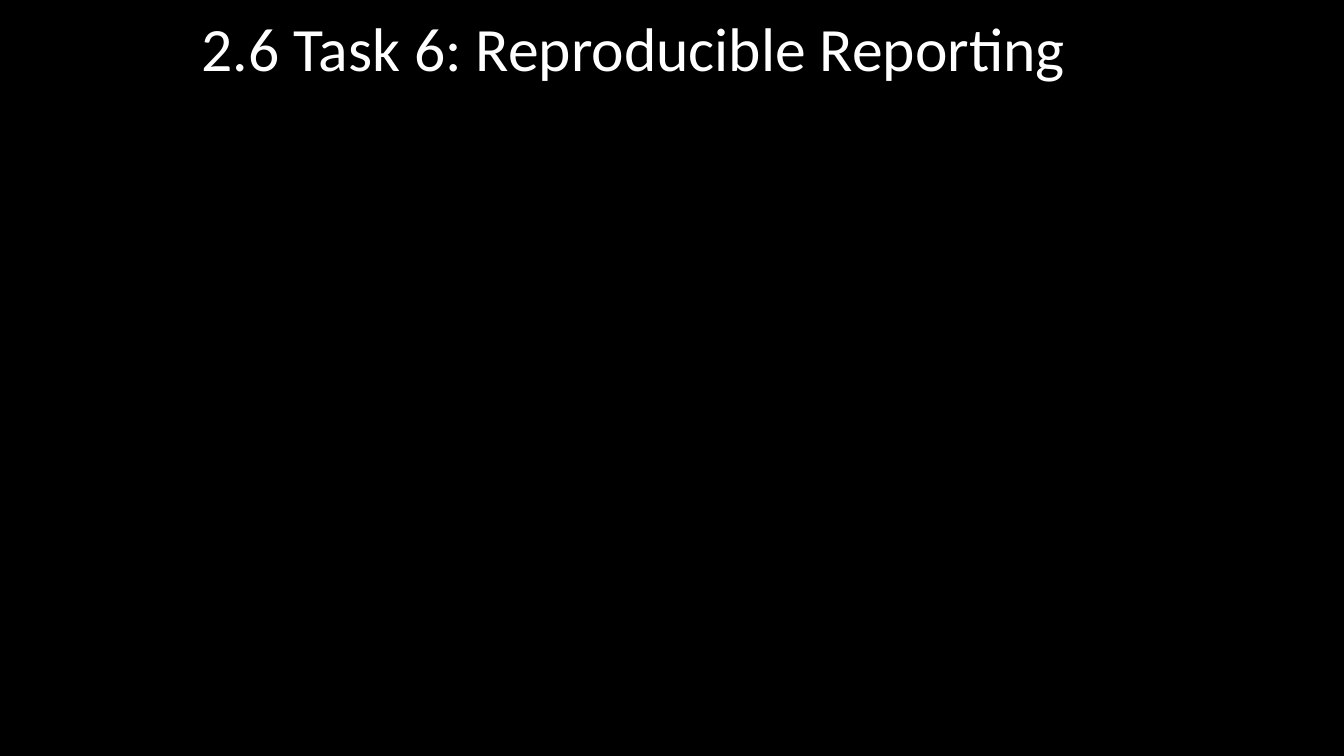
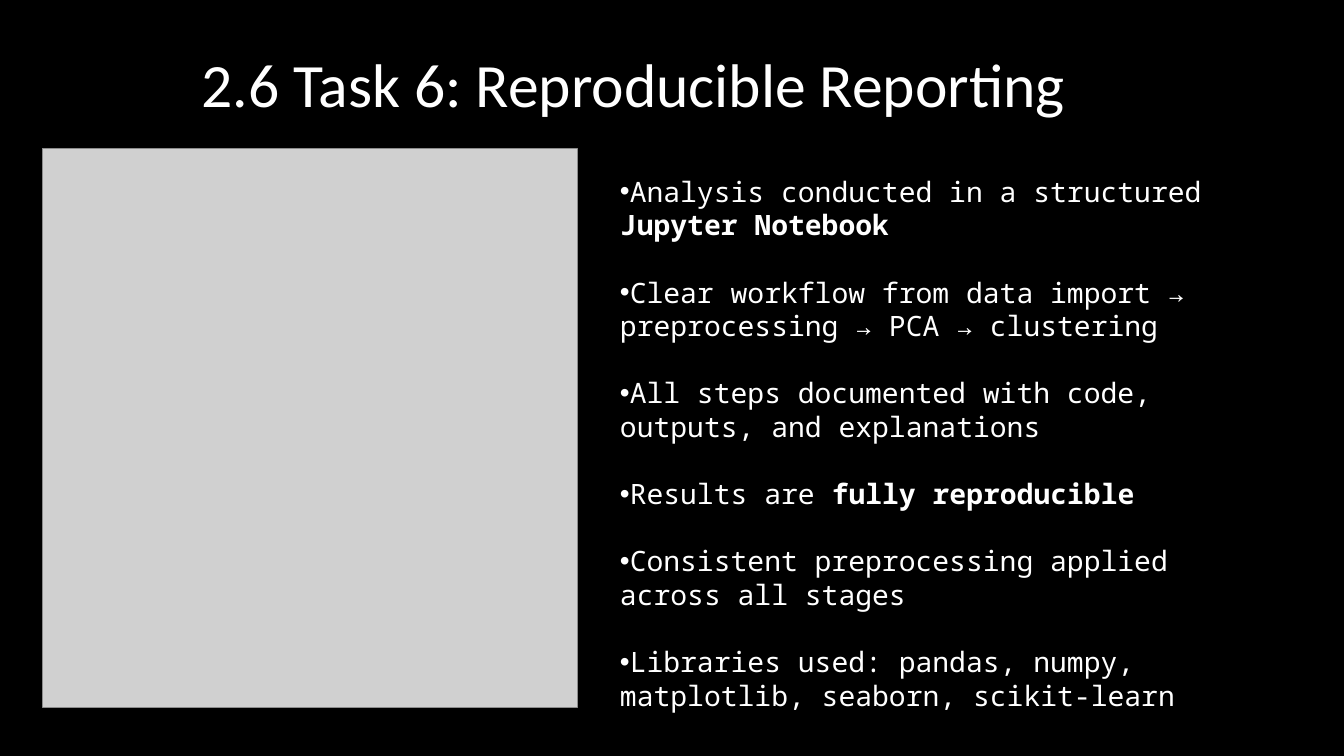
Before and after one commit to AlchymedSolutions/KIBIDI-MACHINE-LEARNING-PROJECTS-2026, a slide deck: slide 10 of ML USUPERVISED PYTHON.pptx (slide 9 before the commit). Drawn at 1344x756 pixels with LibreOffice and Linux fonts; fonts in the diff are those of the drawing; grey boxes stand for pictures; background and template pictures are left out. Boxes give left, top, right and bottom in pixels: in the first picture for what was removed or moved away, otherwise in the second. Text is boxed around its words. In the diff, an @@ line names an element or a change of style, - is before the commit and + after.

```diff
--- a/ML USUPERVISED PYTHON.pptx
+++ b/ML USUPERVISED PYTHON.pptx
@@ title "2.6 Task 6: Reproducible Reporting": place and size @@
-title "2.6 Task 6: Reproducible Reporting" at bbox=[202, 28, 1065, 82]
+title "2.6 Task 6: Reproducible Reporting" at bbox=[202, 64, 1065, 118]
@@ picture added at bbox=[43, 149, 578, 708] @@
@@ text added at bbox=[620, 180, 1201, 713], 20 pt, text #FFFFFF @@
+• Analysis conducted in a structured Jupyter Notebook
+• Clear workflow from data import → preprocessing → PCA → clustering
+• All steps documented with code, outputs, and explanations
+• Results are fully reproducible
+• Consistent preprocessing applied across all stages
+• Libraries used: pandas, numpy, matplotlib, seaborn, scikit-learn
```
Also in this commit, not shown: 9 other slides changed, 4 slides added, 2 other files.
